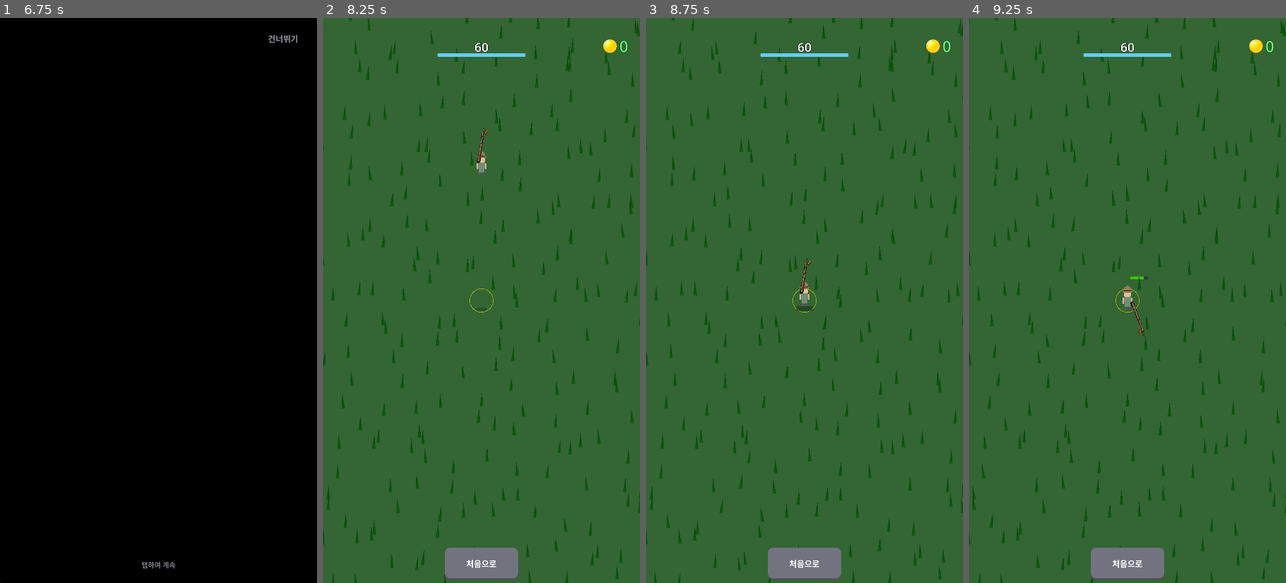
Above: before the commit, frames 1-4 (left to right).
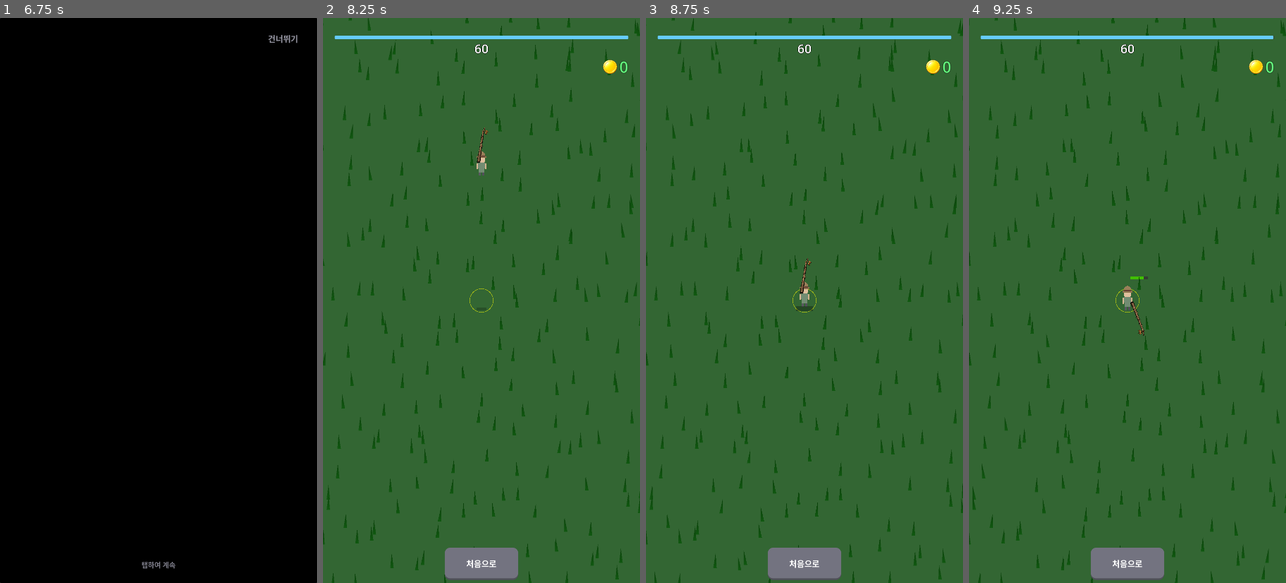
Above: after the commit, the same moments.

Repository: yellyB/game-kill-grass
Game: Godot game, scene res://scenes/ui/main_menu.tscn
Same seed, same stepped clock (60 frames per second), same inputs: the game is played once before the commit and once after it. Sound files missing from this copy of the repository are replaced by a short silence.
Inputs (mouse positions are in pixels of both pictures, inside the frame that each line leads up to):
- Up to frame 1 (6.75 s): drag from (266, 46) to (190, 176) at 0.52 s; click (158, 300) at 1.25 s; drag from (95, 328) to (142, 413) at 2.02 s; move the mouse to (190, 176) at 2.77 s; hold D (move_right) 2.78-3.5 s; click (190, 176) at 2.92 s; drag from (142, 413) to (63, 215) at 3.52 s; move the mouse to (253, 385) at 4.27 s; hold A (move_left) 4.28-5 s; click (253, 385) at 4.42 s; click "건너뛰기" at 5 s; tap Enter at 5.75 s; drag from (63, 215) to (110, 159) at 5.77 s; tap Space at 6.5 s; move the mouse to (174, 300) at 6.52 s; hold S (move_down) from 6.53 s (still down); click (174, 300) at 6.67 s
- Up to frame 2 (8.25 s): release S (move_down) at 7.25 s; click (481, 357) at 7.25 s; click "게임 입장" at 8 s
- Up to frame 3 (8.75 s): no input
- Up to frame 4 (9.25 s): drag from (1079, 159) to (1064, 328) at 8.77 s

Frame 1 is identical in both runs. In frame 2, 1.0% of the frame differs, in the area x 3-97%, y 3-10%; in frame 3, 1.0%; in frame 4, 1.0%.

Commit message:
UI 화면 여백 구조 정리

Diff:
--- a/scenes/ui/hud.tscn
+++ b/scenes/ui/hud.tscn
@@ -6,14 +6,30 @@
 [node name="HUD" type="CanvasLayer"]
 script = ExtResource("1_hud")
 
-[node name="TimerLabel" type="Label" parent="."]
+[node name="PaddedArea" type="Control" parent="."]
+anchors_preset = 15
+anchor_right = 1.0
+anchor_bottom = 1.0
+offset_left = 40.0
+offset_top = 60.0
+offset_right = -40.0
+offset_bottom = -60.0
+
+[node name="TimerProgressBar" type="ProgressBar" parent="PaddedArea"]
+anchor_left = 0.0
+anchor_right = 1.0
+offset_bottom = 12.0
+value = 100.0
+show_percentage = false
+
+[node name="TimerLabel" type="Label" parent="PaddedArea"]
 anchors_preset = 5
 anchor_left = 0.5
 anchor_right = 0.5
 offset_left = -100.0
-offset_top = 70.0
+offset_top = 15.0
 offset_right = 100.0
-offset_bottom = 120.0
+offset_bottom = 65.0
 grow_horizontal = 2
 theme_override_colors/font_color = Color(1, 1, 1, 1)
 theme_override_colors/font_outline_color = Color(0, 0, 0, 1)
@@ -23,27 +39,22 @@
 horizontal_alignment = 1
 vertical_alignment = 1
 
-[node name="TimerProgressBar" type="ProgressBar" parent="."]
-anchors_preset = 5
-anchor_left = 0.5
-anchor_right = 0.5
-offset_left = -150.0
-offset_top = 120.0
-offset_right = 150.0
-offset_bottom = 132.0
-grow_horizontal = 2
-value = 100.0
-show_percentage = false
+[node name="MoneyDisplay" parent="PaddedArea" instance=ExtResource("2_money")]
+anchor_left = 1.0
+anchor_right = 1.0
+offset_left = -260.0
+offset_top = 70.0
+offset_right = 0.0
+offset_bottom = 120.0
+grow_horizontal = 0
 
-[node name="MoneyDisplay" parent="." instance=ExtResource("2_money")]
-
-[node name="ItemNotifContainer" type="VBoxContainer" parent="."]
+[node name="ItemNotifContainer" type="VBoxContainer" parent="PaddedArea"]
 anchors_preset = 1
 anchor_left = 1.0
 anchor_right = 1.0
-offset_left = -350.0
-offset_top = 160.0
-offset_right = -20.0
+offset_left = -310.0
+offset_top = 130.0
+offset_right = 0.0
 offset_bottom = 400.0
 grow_horizontal = 0
 theme_override_constants/separation = 6
--- a/scenes/ui/item_panel.tscn
+++ b/scenes/ui/item_panel.tscn
@@ -28,36 +28,53 @@
 grow_vertical = 2
 theme_override_styles/panel = SubResource("StyleBoxFlat_panel")
 
-[node name="CloseBtn" type="Button" parent="Control/Panel"]
+[node name="PaddedArea" type="Control" parent="Control/Panel"]
+layout_mode = 1
+anchors_preset = 15
+anchor_right = 1.0
+anchor_bottom = 1.0
+offset_left = 40.0
+offset_top = 60.0
+offset_right = -40.0
+offset_bottom = -60.0
+grow_horizontal = 2
+grow_vertical = 2
+mouse_filter = 2
+
+[node name="CloseBtn" type="Button" parent="Control/Panel/PaddedArea"]
 layout_mode = 1
 anchors_preset = 0
-offset_left = 20.0
-offset_top = 30.0
-offset_right = 180.0
-offset_bottom = 105.0
+offset_left = 0.0
+offset_top = 0.0
+offset_right = 160.0
+offset_bottom = 75.0
 
-[node name="MoneyDisplay" parent="Control/Panel" instance=ExtResource("3_money")]
+[node name="MoneyDisplay" parent="Control/Panel/PaddedArea" instance=ExtResource("3_money")]
+layout_mode = 0
+anchor_left = 1.0
+anchor_right = 1.0
+offset_left = -260.0
+offset_right = 0.0
+offset_top = 0.0
+offset_bottom = 50.0
 
-[node name="TitleLabel" type="Label" parent="Control/Panel"]
+[node name="TitleLabel" type="Label" parent="Control/Panel/PaddedArea"]
 layout_mode = 1
 anchors_preset = 10
 anchor_right = 1.0
-offset_top = 120.0
-offset_bottom = 180.0
+offset_top = 60.0
+offset_bottom = 120.0
 grow_horizontal = 2
 theme_override_colors/font_color = Color(1, 0.9, 0.3, 1)
 theme_override_font_sizes/font_size = 42
 text = "아이템"
 horizontal_alignment = 1
 
-[node name="ScrollContainer" type="ScrollContainer" parent="Control/Panel"]
+[node name="ScrollContainer" type="ScrollContainer" parent="Control/Panel/PaddedArea"]
 layout_mode = 1
 anchor_right = 1.0
 anchor_bottom = 1.0
-offset_left = 0.0
-offset_top = 190.0
-offset_right = 0.0
-offset_bottom = 0.0
+offset_top = 130.0
 grow_horizontal = 2
 grow_vertical = 2
 horizontal_scroll_mode = 0
--- a/scenes/ui/main_menu.tscn
+++ b/scenes/ui/main_menu.tscn
@@ -42,16 +42,25 @@
 expand_mode = 1
 stretch_mode = 5
 
-[node name="MoneyDisplay" parent="." instance=ExtResource("7_money")]
-layout_mode = 0
-anchors_preset = 0
-anchor_left = 0.0
-anchor_right = 0.0
-offset_left = 0.0
+[node name="PaddedArea" type="Control" parent="."]
+layout_mode = 1
+anchors_preset = 15
+anchor_right = 1.0
+anchor_bottom = 1.0
+offset_left = 40.0
+offset_top = 60.0
+offset_right = -40.0
+offset_bottom = -60.0
+grow_horizontal = 2
+grow_vertical = 2
+mouse_filter = 2
+
+[node name="MoneyDisplay" parent="PaddedArea" instance=ExtResource("7_money")]
+layout_mode = 1
+offset_left = -260.0
 offset_top = 0.0
-offset_right = 260.0
+offset_right = 0.0
 offset_bottom = 50.0
-grow_horizontal = 1
 
 [node name="VBoxContainer" type="VBoxContainer" parent="."]
 layout_mode = 1
--- a/scenes/ui/upgrade_panel.tscn
+++ b/scenes/ui/upgrade_panel.tscn
@@ -28,125 +28,142 @@
 grow_vertical = 2
 theme_override_styles/panel = SubResource("StyleBoxFlat_panel")
 
-[node name="MoneyDisplay" parent="Control/Panel" instance=ExtResource("3_money")]
+[node name="PaddedArea" type="Control" parent="Control/Panel"]
+layout_mode = 1
+anchors_preset = 15
+anchor_right = 1.0
+anchor_bottom = 1.0
+offset_left = 40.0
+offset_top = 60.0
+offset_right = -40.0
+offset_bottom = -60.0
+grow_horizontal = 2
+grow_vertical = 2
+mouse_filter = 2
+
+[node name="MoneyDisplay" parent="Control/Panel/PaddedArea" instance=ExtResource("3_money")]
 layout_mode = 0
-anchors_preset = 0
+anchor_left = 1.0
+anchor_right = 1.0
+offset_left = -260.0
+offset_right = 0.0
+offset_top = 0.0
+offset_bottom = 50.0
 
-[node name="TitleLabel" type="Label" parent="Control/Panel"]
+[node name="CloseBtn" type="Button" parent="Control/Panel/PaddedArea"]
+layout_mode = 1
+offset_left = 0.0
+offset_top = 0.0
+offset_right = 160.0
+offset_bottom = 75.0
+
+[node name="TitleLabel" type="Label" parent="Control/Panel/PaddedArea"]
 layout_mode = 1
 anchors_preset = 10
 anchor_right = 1.0
-offset_top = 120.0
-offset_bottom = 180.0
+offset_top = 60.0
+offset_bottom = 120.0
 grow_horizontal = 2
 theme_override_colors/font_color = Color(1, 0.9, 0.3, 1)
 theme_override_font_sizes/font_size = 42
 text = "강화"
 horizontal_alignment = 1
 
-[node name="TotalSkillLabel" type="Label" parent="Control/Panel"]
+[node name="TotalSkillLabel" type="Label" parent="Control/Panel/PaddedArea"]
 layout_mode = 1
 anchors_preset = 10
 anchor_right = 1.0
-offset_top = 185.0
-offset_bottom = 215.0
+offset_top = 125.0
+offset_bottom = 155.0
 grow_horizontal = 2
 theme_override_colors/font_color = Color(0.6, 0.8, 0.7, 1)
 theme_override_font_sizes/font_size = 24
 text = "스킬 포인트: 0"
 horizontal_alignment = 1
 
-[node name="WeaponSection" type="PanelContainer" parent="Control/Panel"]
+[node name="WeaponSection" type="PanelContainer" parent="Control/Panel/PaddedArea"]
 layout_mode = 1
 anchors_preset = 10
 anchor_right = 1.0
-offset_left = 60.0
-offset_top = 230.0
-offset_right = -60.0
-offset_bottom = 490.0
+offset_top = 170.0
+offset_bottom = 430.0
 grow_horizontal = 2
 
-[node name="WeaponHBox" type="HBoxContainer" parent="Control/Panel/WeaponSection"]
+[node name="WeaponHBox" type="HBoxContainer" parent="Control/Panel/PaddedArea/WeaponSection"]
 layout_mode = 2
 theme_override_constants/separation = 20
 
-[node name="WeaponImage" type="TextureRect" parent="Control/Panel/WeaponSection/WeaponHBox"]
+[node name="WeaponImage" type="TextureRect" parent="Control/Panel/PaddedArea/WeaponSection/WeaponHBox"]
 custom_minimum_size = Vector2(150, 150)
 layout_mode = 2
 expand_mode = 1
 stretch_mode = 5
 
-[node name="WeaponInfo" type="VBoxContainer" parent="Control/Panel/WeaponSection/WeaponHBox"]
+[node name="WeaponInfo" type="VBoxContainer" parent="Control/Panel/PaddedArea/WeaponSection/WeaponHBox"]
 layout_mode = 2
 size_flags_horizontal = 3
 theme_override_constants/separation = 8
 
-[node name="CurrentWeaponLabel" type="Label" parent="Control/Panel/WeaponSection/WeaponHBox/WeaponInfo"]
+[node name="CurrentWeaponLabel" type="Label" parent="Control/Panel/PaddedArea/WeaponSection/WeaponHBox/WeaponInfo"]
 layout_mode = 2
 theme_override_colors/font_color = Color(0.6, 0.7, 0.8, 1)
 theme_override_font_sizes/font_size = 22
 text = "현재 무기"
 
-[node name="WeaponNameLabel" type="Label" parent="Control/Panel/WeaponSection/WeaponHBox/WeaponInfo"]
+[node name="WeaponNameLabel" type="Label" parent="Control/Panel/PaddedArea/WeaponSection/WeaponHBox/WeaponInfo"]
 layout_mode = 2
 theme_override_colors/font_color = Color(1, 1, 1, 1)
 theme_override_font_sizes/font_size = 32
 text = "나뭇가지"
 
-[node name="WeaponStatsLabel" type="Label" parent="Control/Panel/WeaponSection/WeaponHBox/WeaponInfo"]
+[node name="WeaponStatsLabel" type="Label" parent="Control/Panel/PaddedArea/WeaponSection/WeaponHBox/WeaponInfo"]
 layout_mode = 2
 theme_override_colors/font_color = Color(0.5, 0.8, 1, 1)
 theme_override_font_sizes/font_size = 24
 text = "대미지: 1"
 
-[node name="WeaponUpgradeBtn" type="Button" parent="Control/Panel/WeaponSection/WeaponHBox/WeaponInfo"]
+[node name="WeaponUpgradeBtn" type="Button" parent="Control/Panel/PaddedArea/WeaponSection/WeaponHBox/WeaponInfo"]
 custom_minimum_size = Vector2(0, 70)
 layout_mode = 2
 theme_override_font_sizes/font_size = 26
 text = "업그레이드 $100"
 
-[node name="SectionLabel" type="Label" parent="Control/Panel"]
+[node name="SectionLabel" type="Label" parent="Control/Panel/PaddedArea"]
 layout_mode = 1
 anchors_preset = 10
 anchor_right = 1.0
-offset_left = 40.0
-offset_top = 515.0
-offset_right = -40.0
-offset_bottom = 555.0
+offset_top = 455.0
+offset_bottom = 495.0
 grow_horizontal = 2
 theme_override_colors/font_color = Color(0.6, 0.7, 0.8, 1)
 theme_override_font_sizes/font_size = 24
 text = "── 스킬 ──"
 horizontal_alignment = 1
 
-[node name="SkillTreeScroll" type="ScrollContainer" parent="Control/Panel"]
+[node name="SkillTreeScroll" type="ScrollContainer" parent="Control/Panel/PaddedArea"]
 layout_mode = 1
 anchors_preset = 10
 anchor_right = 1.0
-offset_left = 20.0
-offset_top = 565.0
-offset_right = -20.0
-offset_bottom = 1280.0
+offset_top = 505.0
+offset_bottom = 1220.0
 grow_horizontal = 2
 horizontal_scroll_mode = 0
 
-[node name="SkillTreeContainer" type="Control" parent="Control/Panel/SkillTreeScroll"]
+[node name="SkillTreeContainer" type="Control" parent="Control/Panel/PaddedArea/SkillTreeScroll"]
 custom_minimum_size = Vector2(0, 700)
 layout_mode = 2
 size_flags_horizontal = 3
 size_flags_vertical = 0
 
-[node name="DescriptionPanel" type="Panel" parent="Control/Panel"]
+[node name="DescriptionPanel" type="Panel" parent="Control/Panel/PaddedArea"]
 layout_mode = 1
 anchors_preset = 10
 anchor_right = 1.0
-offset_left = 40.0
-offset_top = 1300.0
-offset_right = -40.0
-offset_bottom = 1580.0
+offset_top = 1240.0
+offset_bottom = 1520.0
 grow_horizontal = 2
 
-[node name="DescriptionLabel" type="Label" parent="Control/Panel/DescriptionPanel"]
+[node name="DescriptionLabel" type="Label" parent="Control/Panel/PaddedArea/DescriptionPanel"]
 layout_mode = 1
 anchors_preset = 15
 anchor_right = 1.0
@@ -163,22 +180,15 @@
 vertical_alignment = 1
 autowrap_mode = 2
 
-[node name="ConfirmBtn" type="Button" parent="Control/Panel"]
+[node name="ConfirmBtn" type="Button" parent="Control/Panel/PaddedArea"]
 layout_mode = 1
-anchors_preset = 10
+anchors_preset = 12
+anchor_top = 1.0
 anchor_right = 1.0
-offset_left = 40.0
-offset_top = 1600.0
-offset_right = -40.0
-offset_bottom = 1720.0
+anchor_bottom = 1.0
+offset_top = -120.0
 grow_horizontal = 2
+grow_vertical = 0
 theme_override_font_sizes/font_size = 34
 disabled = true
 text = "강화하기"
-
-[node name="CloseBtn" type="Button" parent="Control/Panel"]
-layout_mode = 1
-offset_left = 20.0
-offset_top = 30.0
-offset_right = 180.0
-offset_bottom = 105.0
--- a/scripts/hud.gd
+++ b/scripts/hud.gd
@@ -1,8 +1,9 @@
 extends CanvasLayer
 
-@onready var money_display = $MoneyDisplay
-@onready var money_label: Label = $MoneyDisplay/MoneyLabel
-@onready var item_notif_container: VBoxContainer = $ItemNotifContainer
+@onready var padded_area: Control = $PaddedArea
+@onready var money_display = $PaddedArea/MoneyDisplay
+@onready var money_label: Label = $PaddedArea/MoneyDisplay/MoneyLabel
+@onready var item_notif_container: VBoxContainer = $PaddedArea/ItemNotifContainer
 
 var displayed_money: int = 0
 var target_money: int = 0
@@ -23,7 +24,6 @@
   GameManager.powerup_acquired.connect(_on_powerup_acquired)
   GameManager.timed_buff_started.connect(_on_timed_buff_started)
   GameManager.timed_buff_ended.connect(_on_timed_buff_ended)
-  _position_notif_container()
 
   _create_buff_container()
   _setup_monster_arrows()
@@ -37,16 +37,6 @@
   update_money_display()
 
   call_deferred("_connect_player_hit")
-
-func _position_notif_container() -> void:
-  var pad_h = GameManager.SCREEN_PADDING_H
-  var pad_v = GameManager.SCREEN_PADDING_V
-  item_notif_container.anchor_left = 1.0
-  item_notif_container.anchor_right = 1.0
-  item_notif_container.offset_left = -350.0
-  item_notif_container.offset_top = pad_v + 120.0
-  item_notif_container.offset_right = -pad_h
-  item_notif_container.offset_bottom = 400.0
 
 func _process(delta: float) -> void:
   _update_buff_timers()
@@ -176,12 +166,12 @@
   buff_container.anchor_left = 0.5
   buff_container.anchor_right = 0.5
   buff_container.offset_left = -200.0
-  buff_container.offset_top = 135.0
+  buff_container.offset_top = 130.0
   buff_container.offset_right = 200.0
   buff_container.offset_bottom = 400.0
   buff_container.grow_horizontal = Control.GROW_DIRECTION_BOTH
   buff_container.add_theme_constant_override("separation", 4)
-  add_child(buff_container)
+  padded_area.add_child(buff_container)
 
   perm_icons_hbox = HBoxContainer.new()
   perm_icons_hbox.alignment = BoxContainer.ALIGNMENT_CENTER
--- a/scripts/item_panel.gd
+++ b/scripts/item_panel.gd
@@ -4,9 +4,10 @@
 signal panel_closed
 
 @onready var panel: Panel = $Panel
-@onready var close_btn: Button = $Panel/CloseBtn
-@onready var money_display = $Panel/MoneyDisplay
-@onready var scroll_container: ScrollContainer = $Panel/ScrollContainer
+@onready var padded_area: Control = $Panel/PaddedArea
+@onready var close_btn: Button = $Panel/PaddedArea/CloseBtn
+@onready var money_display = $Panel/PaddedArea/MoneyDisplay
+@onready var scroll_container: ScrollContainer = $Panel/PaddedArea/ScrollContainer
 
 var is_open: bool = false
 var _crafting: bool = false
@@ -174,20 +175,14 @@
   money_display.update_display()
 
 func _build_layout() -> void:
-  var pad_h = GameManager.SCREEN_PADDING_H
-  var pad_v = GameManager.SCREEN_PADDING_V
-
   scroll_container.visible = false
 
   content_vbox = VBoxContainer.new()
   content_vbox.anchor_right = 1.0
   content_vbox.anchor_bottom = 1.0
-  content_vbox.offset_left = pad_h
-  content_vbox.offset_top = 190.0
-  content_vbox.offset_right = -pad_h
-  content_vbox.offset_bottom = -pad_v
+  content_vbox.offset_top = 130.0
   content_vbox.add_theme_constant_override("separation", 10)
-  panel.add_child(content_vbox)
+  padded_area.add_child(content_vbox)
 
   var mat_header = _create_section_header("재료")
   mat_header.horizontal_alignment = HORIZONTAL_ALIGNMENT_CENTER
@@ -238,9 +233,9 @@
   detail_container = Control.new()
   detail_container.visible = false
   detail_container.set_anchors_preset(Control.PRESET_FULL_RECT)
-  detail_container.offset_top = 190.0
+  detail_container.offset_top = 130.0
   detail_container.mouse_filter = Control.MOUSE_FILTER_STOP
-  panel.add_child(detail_container)
+  padded_area.add_child(detail_container)
 
 func _create_section_header(text: String) -> Label:
   var label = Label.new()
@@ -911,15 +906,4 @@
   return load(res_path)
 
 func _position_close_btn() -> void:
-  var pad_h = GameManager.SCREEN_PADDING_H
-  var pad_v = GameManager.SCREEN_PADDING_V
-  var w = 160.0
-  var h = 75.0
-  close_btn.anchor_left = 0.0
-  close_btn.anchor_right = 0.0
-  close_btn.anchor_top = 0.0
-  close_btn.anchor_bottom = 0.0
-  close_btn.offset_left = pad_h
-  close_btn.offset_top = pad_v
-  close_btn.offset_right = pad_h + w
-  close_btn.offset_bottom = pad_v + h
+  pass
--- a/scripts/main.gd
+++ b/scripts/main.gd
@@ -21,8 +21,8 @@
 @onready var session_earnings_label: Label = $BackToMenuUI/SessionEndOverlay/SessionEarningsLabel
 @onready var bonus_label: Label = $BackToMenuUI/SessionEndOverlay/BonusLabel
 @onready var tap_to_return_label: Label = $BackToMenuUI/SessionEndOverlay/TapToReturnLabel
-@onready var timer_label: Label = $HUD/TimerLabel
-@onready var timer_progress: ProgressBar = $HUD/TimerProgressBar
+@onready var timer_label: Label = $HUD/PaddedArea/TimerLabel
+@onready var timer_progress: ProgressBar = $HUD/PaddedArea/TimerProgressBar
 
 var session_time_remaining: float = SESSION_TIME
 var session_ended: bool = false
--- a/scripts/main_menu.gd
+++ b/scripts/main_menu.gd
@@ -6,7 +6,8 @@
 @onready var quit_btn: Button = $VBoxContainer/QuitBtn
 @onready var quit_confirm_dialog: Control = $QuitConfirmDialog
 @onready var title_image: TextureRect = $TitleImage
-@onready var money_display = $MoneyDisplay
+@onready var padded_area: Control = $PaddedArea
+@onready var money_display = $PaddedArea/MoneyDisplay
 @onready var upgrade_panel: Control = $UpgradePanel/Control
 @onready var item_panel: Control = $ItemPanel/Control
 
@@ -485,15 +486,12 @@
       _debug_tap_count = 0
 
 func _build_debug_buttons() -> void:
-  var pad_h = GameManager.SCREEN_PADDING_H
   _debug_container = HBoxContainer.new()
   _debug_container.set_anchors_preset(Control.PRESET_BOTTOM_WIDE)
   _debug_container.offset_top = -50.0
-  _debug_container.offset_left = pad_h
-  _debug_container.offset_right = -pad_h
   _debug_container.alignment = BoxContainer.ALIGNMENT_CENTER
   _debug_container.add_theme_constant_override("separation", 12)
-  add_child(_debug_container)
+  padded_area.add_child(_debug_container)
 
   var reset_btn = Button.new()
   reset_btn.text = "초기화"
--- a/scripts/money_display.gd
+++ b/scripts/money_display.gd
@@ -4,20 +4,6 @@
 @onready var money_label: Label = $MoneyLabel
 
 func _ready() -> void:
-  var vp_size = get_viewport_rect().size
-  var pad_h = GameManager.SCREEN_PADDING_H
-  var pad_v = GameManager.SCREEN_PADDING_V
-  var w = 260.0
-  var h = 50.0
-  anchor_left = 0.0
-  anchor_right = 0.0
-  anchor_top = 0.0
-  anchor_bottom = 0.0
-  offset_left = vp_size.x - w - pad_h
-  offset_top = pad_v
-  offset_right = vp_size.x - pad_h
-  offset_bottom = pad_v + h
-  grow_horizontal = GROW_DIRECTION_BEGIN
   GameManager.money_changed.connect(_on_money_changed)
   update_display()
 
--- a/scripts/upgrade_panel.gd
+++ b/scripts/upgrade_panel.gd
@@ -4,19 +4,20 @@
 signal panel_closed
 
 @onready var panel: Panel = $Panel
-@onready var total_skill_label: Label = $Panel/TotalSkillLabel
-@onready var description_panel: Panel = $Panel/DescriptionPanel
-@onready var description_label: Label = $Panel/DescriptionPanel/DescriptionLabel
-@onready var confirm_btn: Button = $Panel/ConfirmBtn
-@onready var close_btn: Button = $Panel/CloseBtn
-@onready var money_display = $Panel/MoneyDisplay
-@onready var skill_tree_scroll: ScrollContainer = $Panel/SkillTreeScroll
-@onready var skill_tree_container: Control = $Panel/SkillTreeScroll/SkillTreeContainer
-@onready var weapon_section: PanelContainer = $Panel/WeaponSection
-@onready var section_label: Label = $Panel/SectionLabel
-
-@onready var weapon_image: TextureRect = $Panel/WeaponSection/WeaponHBox/WeaponImage
-@onready var weapon_info_vbox: VBoxContainer = $Panel/WeaponSection/WeaponHBox/WeaponInfo
+@onready var padded_area: Control = $Panel/PaddedArea
+@onready var total_skill_label: Label = $Panel/PaddedArea/TotalSkillLabel
+@onready var description_panel: Panel = $Panel/PaddedArea/DescriptionPanel
+@onready var description_label: Label = $Panel/PaddedArea/DescriptionPanel/DescriptionLabel
+@onready var confirm_btn: Button = $Panel/PaddedArea/ConfirmBtn
+@onready var close_btn: Button = $Panel/PaddedArea/CloseBtn
+@onready var money_display = $Panel/PaddedArea/MoneyDisplay
+@onready var skill_tree_scroll: ScrollContainer = $Panel/PaddedArea/SkillTreeScroll
+@onready var skill_tree_container: Control = $Panel/PaddedArea/SkillTreeScroll/SkillTreeContainer
+@onready var weapon_section: PanelContainer = $Panel/PaddedArea/WeaponSection
+@onready var section_label: Label = $Panel/PaddedArea/SectionLabel
+
+@onready var weapon_image: TextureRect = $Panel/PaddedArea/WeaponSection/WeaponHBox/WeaponImage
+@onready var weapon_info_vbox: VBoxContainer = $Panel/PaddedArea/WeaponSection/WeaponHBox/WeaponInfo
 
 var is_open: bool = false
 
@@ -873,32 +874,13 @@
   total_skill_label.text = "스킬: %d" % GameManager.get_total_skill_level()
 
 func _apply_side_padding() -> void:
-  var pad_h = GameManager.SCREEN_PADDING_H
-  weapon_section.offset_left = pad_h
-  weapon_section.offset_right = -pad_h
-  section_label.offset_left = pad_h
-  section_label.offset_right = -pad_h
-  skill_tree_scroll.offset_left = pad_h
-  skill_tree_scroll.offset_right = -pad_h
+  pass
 
 func _position_close_btn() -> void:
-  var pad_h = GameManager.SCREEN_PADDING_H
-  var pad_v = GameManager.SCREEN_PADDING_V
-  var w = 160.0
-  var h = 75.0
-  close_btn.anchor_left = 0.0
-  close_btn.anchor_right = 0.0
-  close_btn.anchor_top = 0.0
-  close_btn.anchor_bottom = 0.0
-  close_btn.offset_left = pad_h
-  close_btn.offset_top = pad_v
-  close_btn.offset_right = pad_h + w
-  close_btn.offset_bottom = pad_v + h
+  pass
 
 func _position_bottom_section() -> void:
-  var vp_size = get_viewport_rect().size
-  var pad_h = GameManager.SCREEN_PADDING_H
-  var pad_v = GameManager.SCREEN_PADDING_V
+  var padded_height = padded_area.size.y
   var btn_height = 120.0
   var gap = 20.0
   var desc_height = 280.0
@@ -906,16 +888,12 @@
   confirm_btn.anchor_right = 1.0
   confirm_btn.anchor_top = 0.0
   confirm_btn.anchor_bottom = 0.0
-  confirm_btn.offset_left = pad_h
-  confirm_btn.offset_right = -pad_h
-  confirm_btn.offset_bottom = vp_size.y - pad_v
-  confirm_btn.offset_top = confirm_btn.offset_bottom - btn_height
+  confirm_btn.offset_bottom = padded_height
+  confirm_btn.offset_top = padded_height - btn_height
   description_panel.anchor_left = 0.0
   description_panel.anchor_right = 1.0
   description_panel.anchor_top = 0.0
   description_panel.anchor_bottom = 0.0
-  description_panel.offset_left = pad_h
-  description_panel.offset_right = -pad_h
   description_panel.offset_bottom = confirm_btn.offset_top - gap
   description_panel.offset_top = description_panel.offset_bottom - desc_height
   skill_tree_scroll.offset_bottom = description_panel.offset_top - gap
